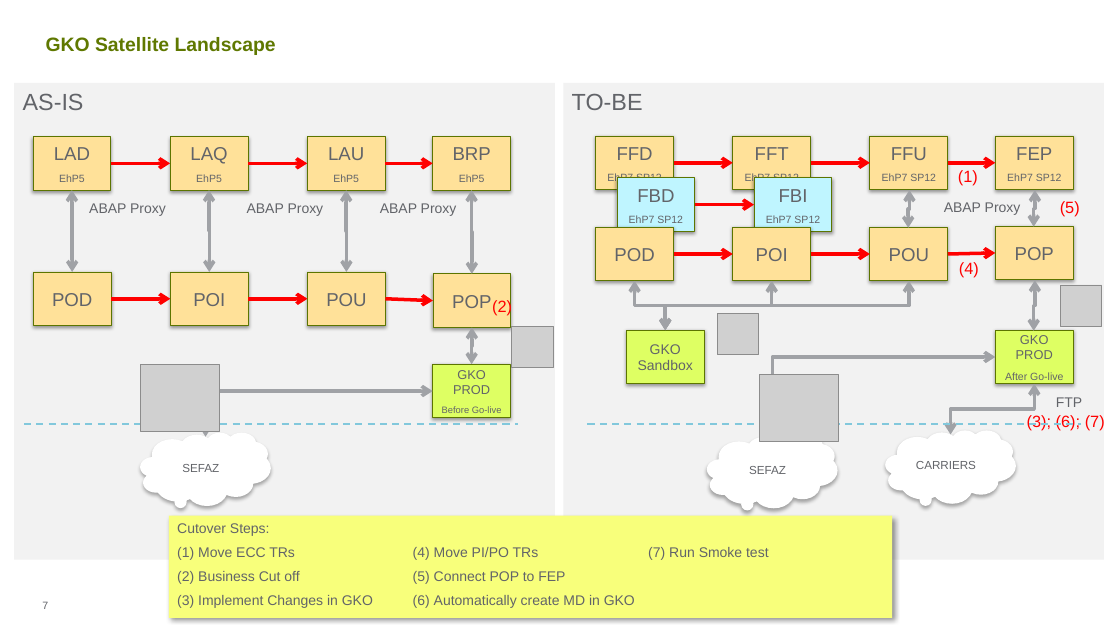
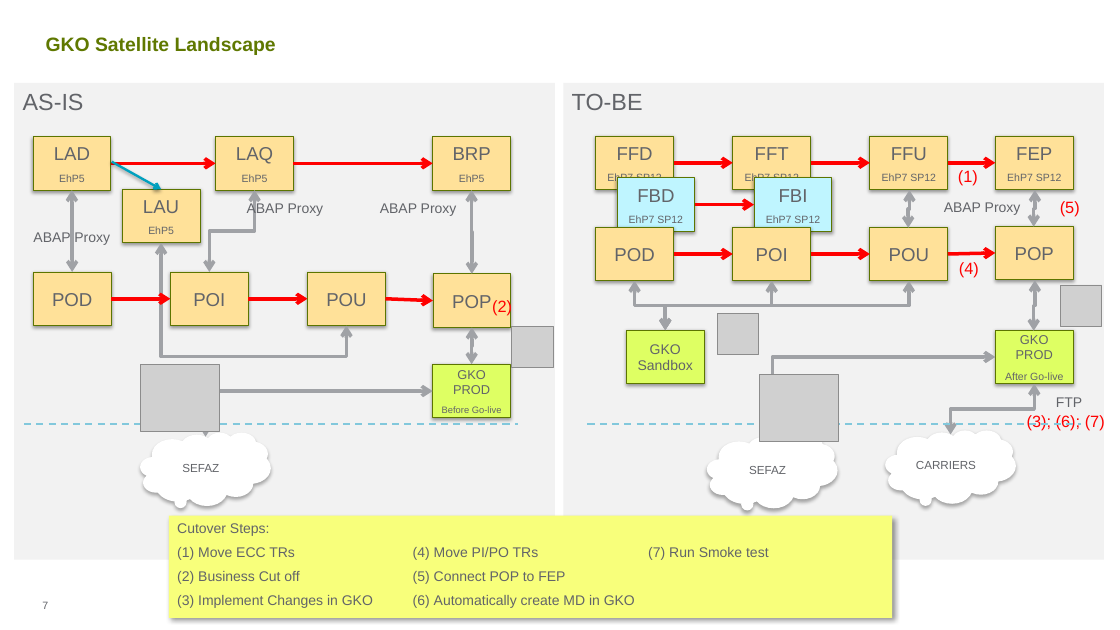
Before and after one commit to ldaher/syngenta-appmap, a slide deck: slide 7 of Satellite Status Report 20161107 vGC.PPTX. Drawn at 1120x630 pixels with LibreOffice and Linux fonts; fonts in the diff are those of the drawing; grey boxes stand for pictures; background and template pictures are left out. Boxes give left, top, right and bottom in pixels: in the first picture for what was removed or moved away, otherwise in the second. Text is boxed around its words. In the diff, an @@ line names an element or a change of style, - is before the commit and + after.

```diff
--- a/Satellite Status Report 20161107 vGC.PPTX
+++ b/Satellite Status Report 20161107 vGC.PPTX
@@ rectangle "LAQ": place and size @@
-rectangle "LAQ" at <box>171,137,249,191</box>
+rectangle "LAQ" at <box>216,137,294,191</box>
@@ arrow moved from (111, 163) - (171, 163) to (111, 163) - (216, 163) @@
@@ arrow added from (112, 162) to (161, 189), #00A0BE 2 pt @@
@@ arrow removed from (248, 163) to (308, 163) @@
@@ arrow moved from (386, 163) - (433, 163) to (293, 163) - (433, 163) @@
@@ rectangle "LAU": place and size @@
-rectangle "LAU" at <box>308,137,386,191</box>
+rectangle "LAU" at <box>122,189,200,243</box>
@@ elbow double arrow moved from (209, 190) - (209, 272) to (255, 190) - (209, 272) @@
@@ text "ABAP Proxy": place and size @@
-text "ABAP Proxy" at <box>89,203,166,216</box>
+text "ABAP Proxy" at <box>33,232,110,245</box>
@@ elbow double arrow moved from (346, 190) - (346, 272) to (161, 243) - (346, 326) @@
```
Also in this commit, not shown: 13 other slides changed, 2 other files.
